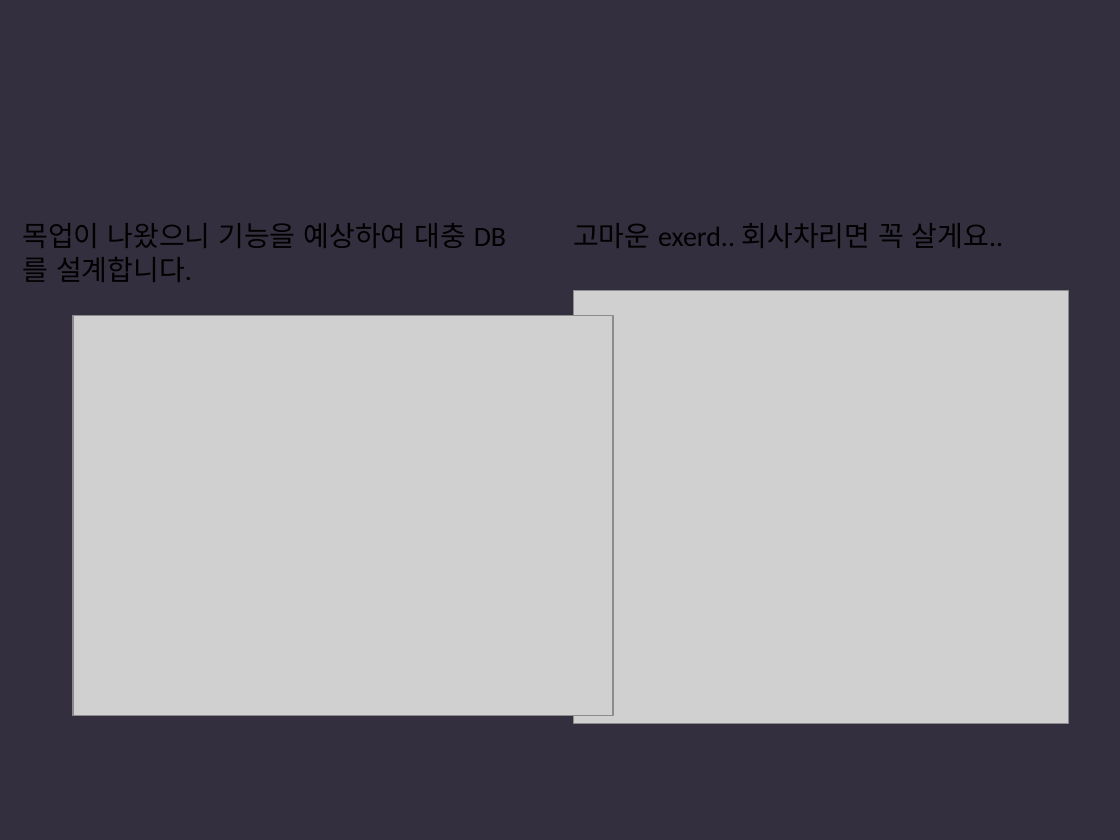
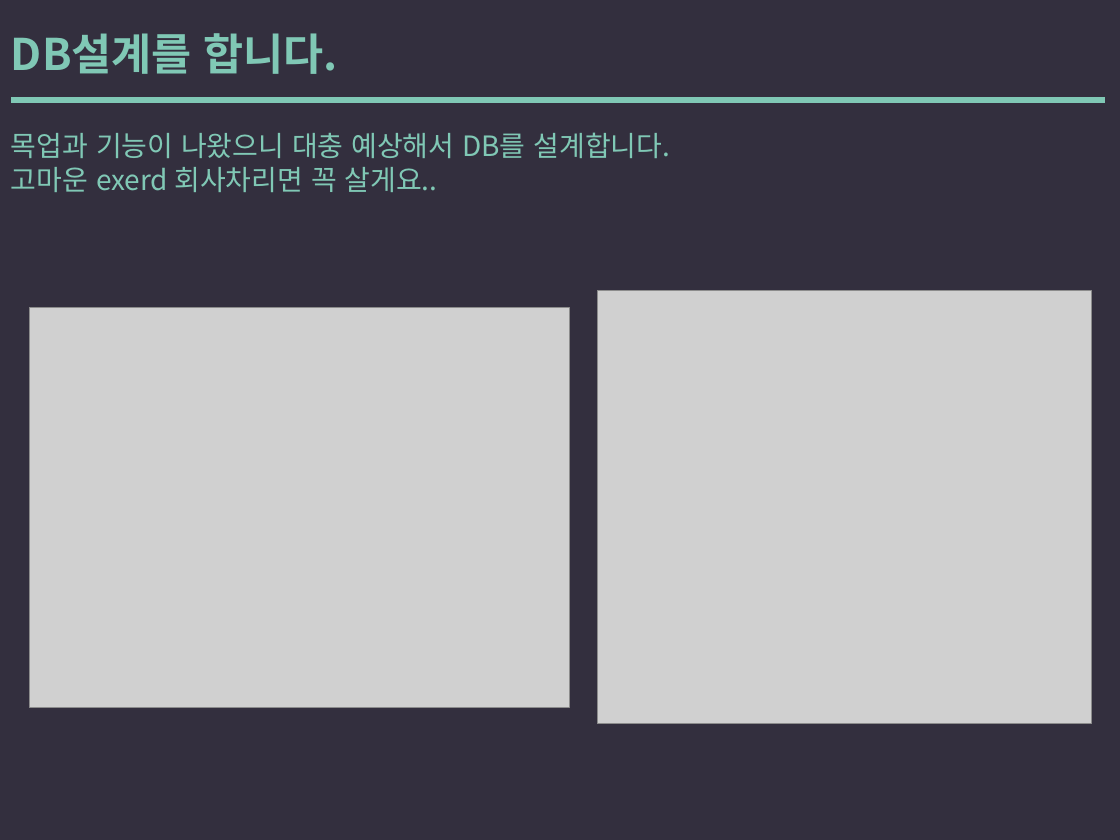
Before and after one commit to yysstory/mozzi, a slide deck: slide 13 of DOCS/1.pptx (slide 14 before the commit). Drawn at 1120x840 pixels with LibreOffice and Linux fonts; fonts in the diff are those of the drawing; grey boxes stand for pictures. Boxes give left, top, right and bottom in pixels: in the first picture for what was removed or moved away, otherwise in the second. Text is boxed around its words. In the diff, an @@ line names an element or a change of style, - is before the commit and + after.

```diff
--- a/DOCS/1.pptx
+++ b/DOCS/1.pptx
@@ text added at [11,33,338,74], 28 pt, text #80C8B5, bold @@
+DB설계를 합니다.
@@ line added from (15, 100) to (1102, 100), #80C8B5 4 pt @@
@@ text added at [11,132,671,192], 18 pt, text #80C8B5 @@
+목업과 기능이 나왔으니 대충 예상해서 DB를 설계합니다.
+고마운 exerd 회사차리면 꼭 살게요..
@@ text removed at [22,223,466,282] @@
-목업이 나왔으니 기능을 예상하여 대충 DB를 설계합니다.
@@ text removed at [573,223,1003,248] @@
-고마운 exerd.. 회사차리면 꼭 살게요..
@@ picture: place and size @@
-picture at [573,291,1068,724]
+picture at [597,291,1092,724]
@@ picture: place and size @@
-picture at [73,316,613,716]
+picture at [29,307,569,707]
```
Also in this commit, not shown: 16 other slides changed, 1 slide added, 1 slide removed.
